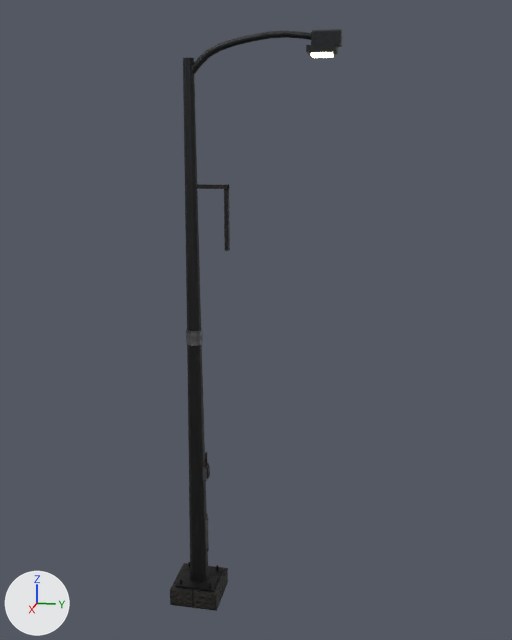
The glTF model godot/assets/city/realism/street_lamp.glb, before and after one commit.
Camera for both pictures: a 50 mm camera at (9.06, 2.67, 6.54) aimed at (-0.09, 0.84, 4.25). Every picture has the same lights, and +X, +Y and +Z are marked at lower left. The first picture is the older version.

Script lines for the objects in view, before the commit:
```python
ob_street_lamp = bpy.data.objects.new('street_lamp', me_street_lamp)
ob_street_lamp.location = (0.0, 0.0, 0.0)
```
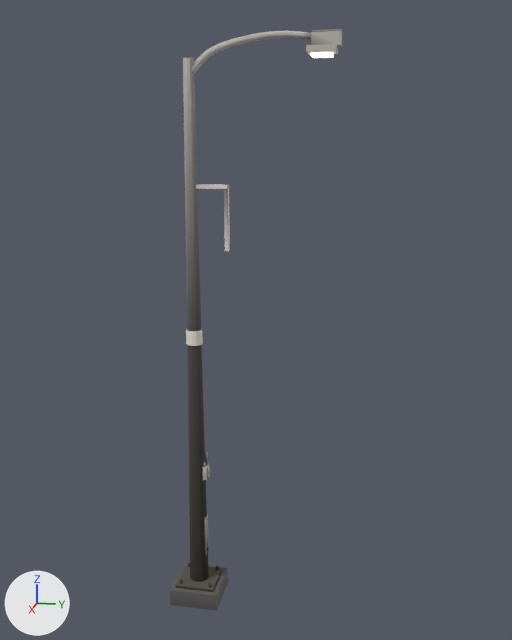
Boxes [x1, y1, x2, y2] around the edits, measured in the pictures (512 x 640 px):
'street_lamp', surface changed: [170, 29, 342, 611] in both

What changed in the scene script:
```text
Change mat_steel_structure:
    remove # nodes: BsdfPrincipled, Mix, NormalMap, OutputMaterial, SeparateColor, TexImage x3, VertexColor
    remove # uses the picture img_steel_structure_albedo
    remove # uses the picture img_steel_structure_normal
    remove # uses the picture img_steel_structure_orm
    nodes: BsdfPrincipled, OutputMaterial, VertexColor
Change mat_concrete:
    remove # nodes: BsdfPrincipled, Mix, NormalMap, OutputMaterial, SeparateColor, TexImage x3, VertexColor
    remove # uses the picture img_concrete_albedo
    remove # uses the picture img_concrete_normal
    remove # uses the picture img_concrete_orm
    nodes: BsdfPrincipled, OutputMaterial, VertexColor
Change mat_equipment_steel:
    remove # nodes: BsdfPrincipled, Mix, NormalMap, OutputMaterial, SeparateColor, TexImage x3, VertexColor
    remove # uses the picture img_equipment_steel_albedo
    remove # uses the picture img_equipment_steel_normal
    remove # uses the picture img_equipment_steel_orm
    nodes: BsdfPrincipled, OutputMaterial, VertexColor
```
